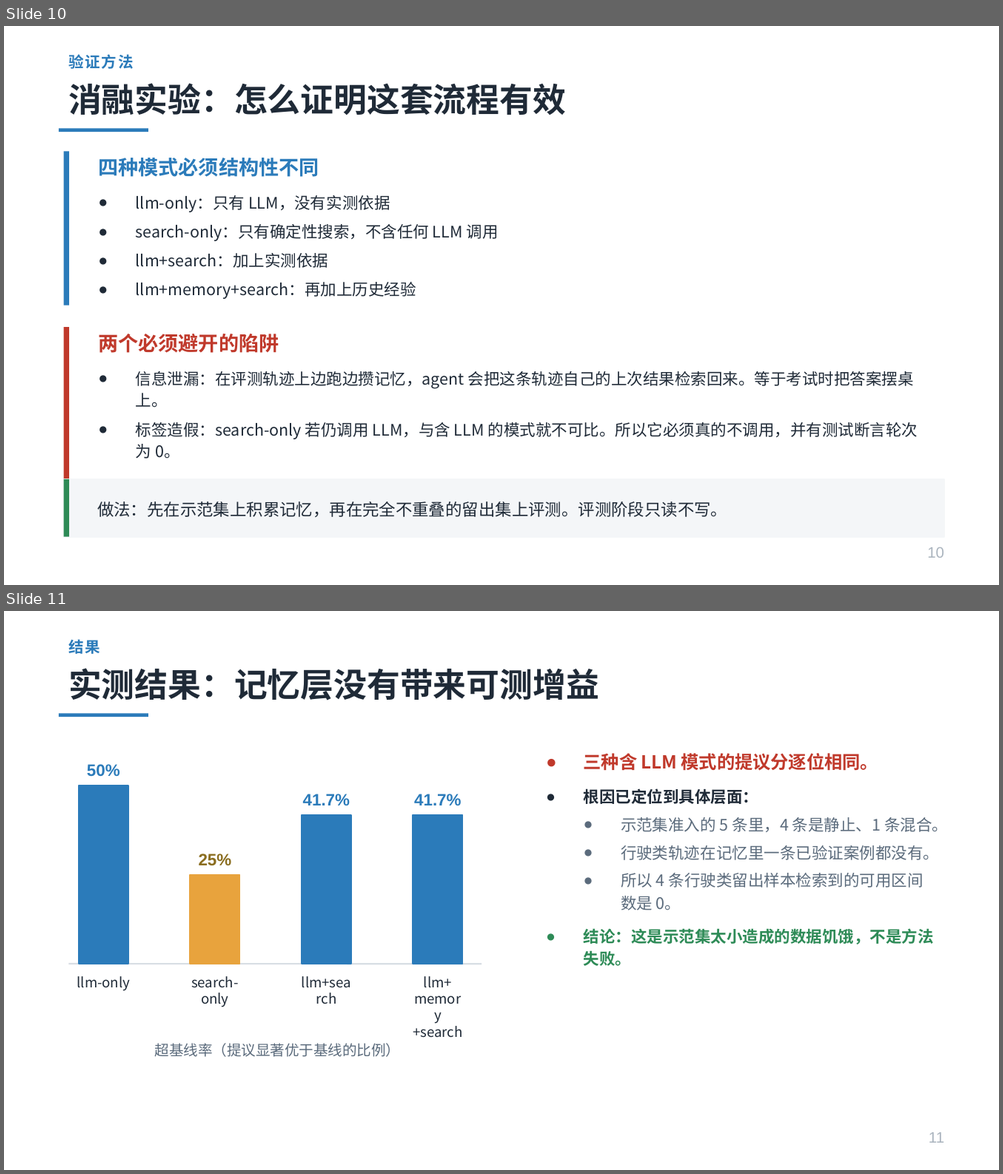
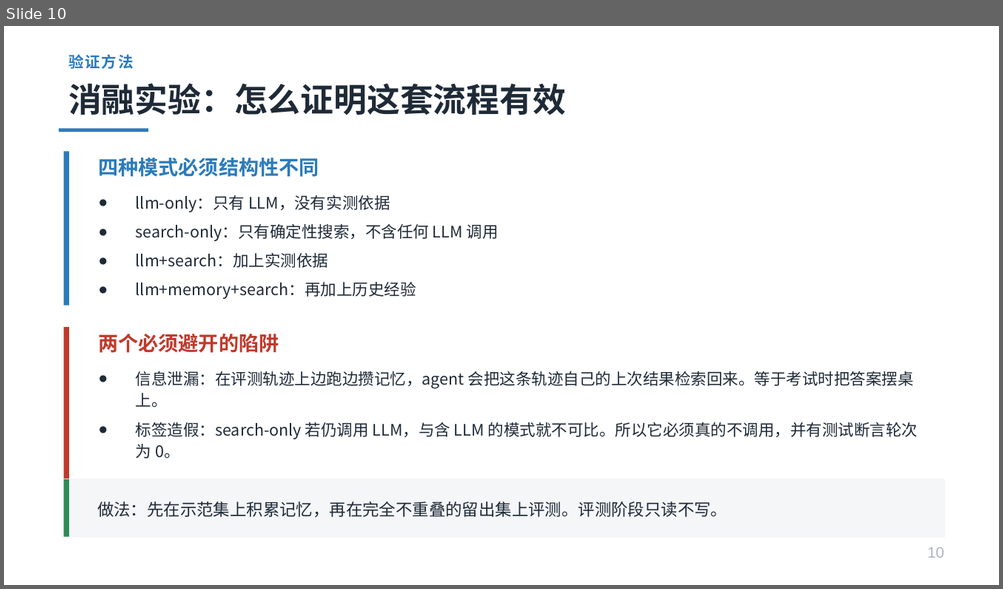
Before and after one commit to gubingren0409/Smart_Cities_and_Location_Services, a slide deck: 作业/基于LLM的轨迹数据清洗评估.pptx. Shown one above the other, each under a label of ours: slides 10 and 11 before the commit, slide 10 after it. The pictures are 1003x1174 and 1003x589 pixels, drawn with LibreOffice and Linux fonts; fonts in the diff are those of the drawing. Boxes give left, top, right and bottom in pixels: in the first picture for what was removed or moved away, otherwise in the second. Text is boxed around its words. In the diff, an @@ line names an element or a change of style, - is before the commit and + after.

```diff
--- a/作业/基于LLM的轨迹数据清洗评估.pptx
+++ b/作业/基于LLM的轨迹数据清洗评估.pptx
@@ slide 11 removed at box(4, 611, 999, 1170), background #FFFFFF @@
@@ text removed at box(68, 639, 100, 654) @@
-结果
@@ text removed at box(68, 668, 599, 701) @@
-实测结果：记忆层没有带来可测增益
@@ rectangle removed at box(59, 713, 148, 718) @@
@@ text removed at box(87, 764, 120, 777) @@
-50%
@@ text removed at box(583, 753, 948, 966) @@
-● 三种含 LLM 模式的提议分逐位相同。
-● 根因已定位到具体层面：
-  ● 示范集准入的 5 条里，4 条是静止、1 条混合。
-  ● 行驶类轨迹在记忆里一条已验证案例都没有。
-  ● 所以 4 条行驶类留出样本检索到的可用区间数是 0。
-● 结论：这是示范集太小造成的数据饥饿，不是方法失败。
@@ rectangle removed at box(79, 786, 128, 964) @@
@@ text removed at box(303, 794, 350, 806) @@
-41.7%
@@ text removed at box(414, 794, 461, 806) @@
-41.7%
@@ rectangle removed at box(301, 816, 351, 964) @@
@@ rectangle removed at box(412, 816, 463, 964) @@
@@ text removed at box(199, 854, 232, 866) @@
-25%
@@ rectangle removed at box(190, 874, 240, 964) @@
@@ line removed from (68, 964) to (481, 964) @@
@@ text removed at box(77, 977, 130, 991) @@
-llm-only
@@ text removed at box(191, 977, 238, 1008) @@
-search-only
@@ text removed at box(301, 977, 462, 1038) @@
-llm+search
@@ text removed at box(424, 977, 452, 988) @@
-llm+
-memory
-+search
@@ text removed at box(155, 1043, 400, 1057) @@
-超基线率（提议显著优于基线的比例）
@@ text removed at box(928, 1133, 944, 1143) @@
-11
```
Also in this commit, not shown: 7 slides changed, 1 slide added, 26 other files.
